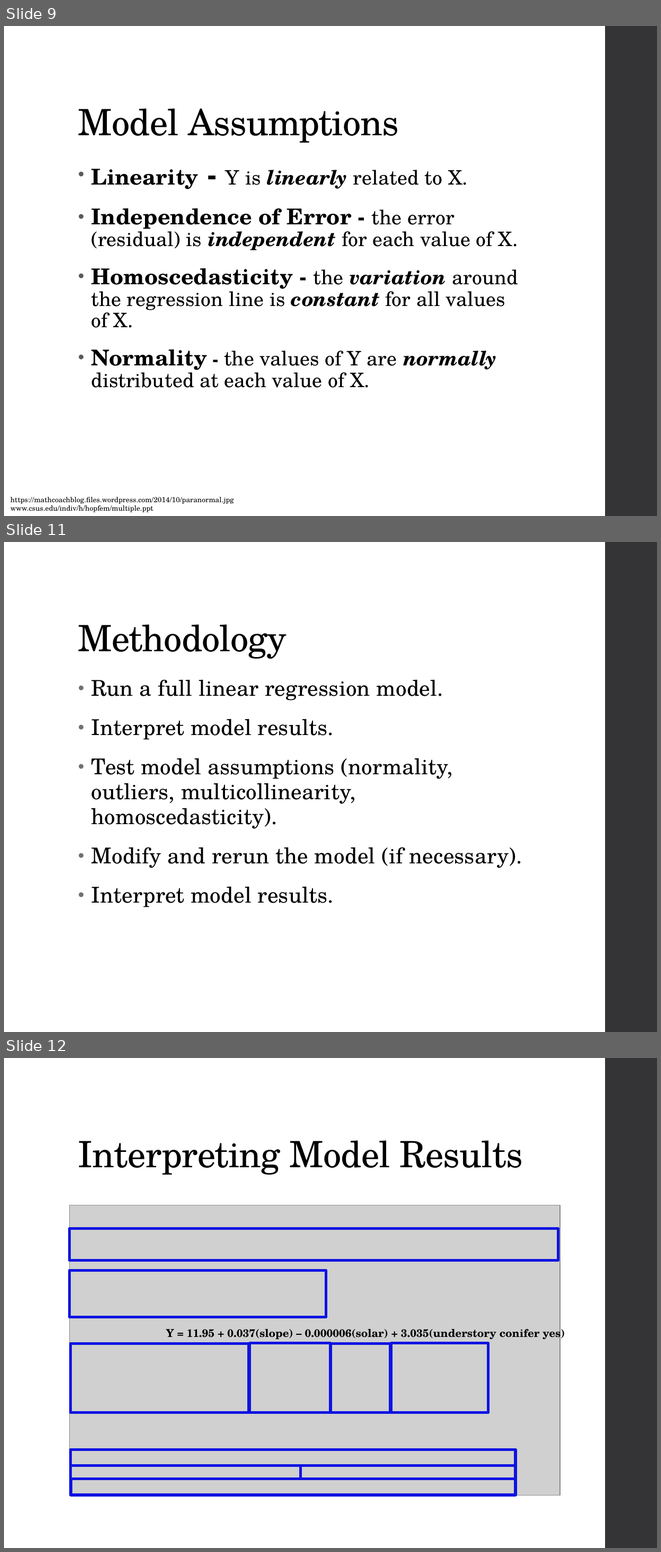
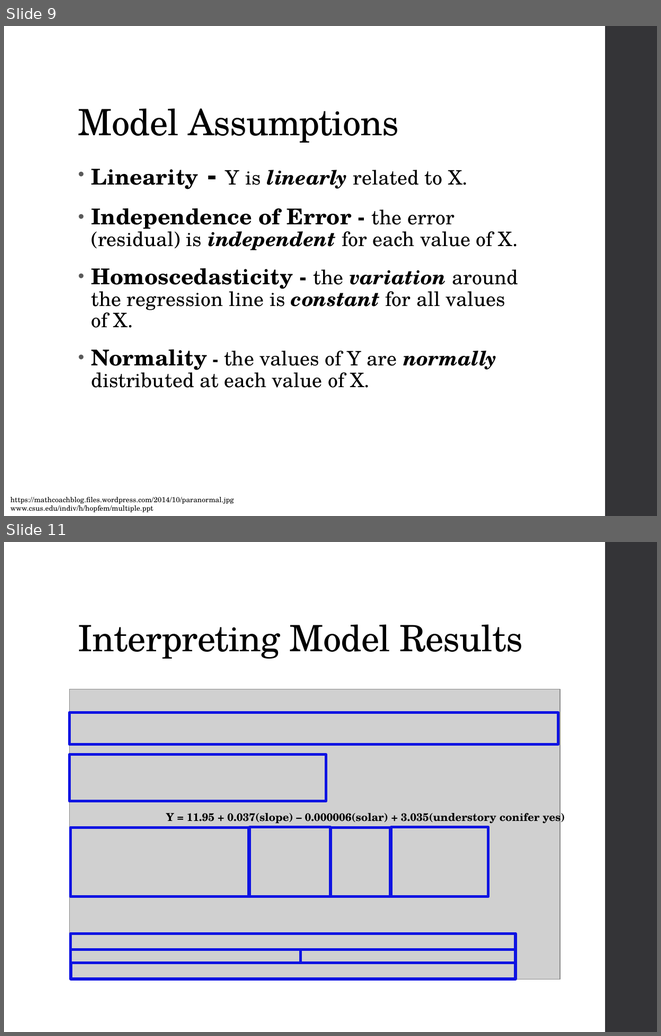
Before and after one commit to ncss-tech/stats_for_soil_survey, a slide deck: presentations/6_linear_regression/Linear_regression.pptx. Shown one above the other, each under a label of ours: slides 9, 11 and 12 before the commit, slides 9 and 11 after it; the slides between them are not shown. The pictures are 661x1552 and 661x1036 pixels, drawn with LibreOffice and Linux fonts; fonts in the diff are those of the drawing; grey boxes stand for pictures. Boxes give left, top, right and bottom in pixels: in the first picture for what was removed or moved away, otherwise in the second. Text is boxed around its words. In the diff, an @@ line names an element or a change of style, - is before the commit and + after.

Commit message:
minor edits to 6_linear_regression ppt

```diff
--- a/presentations/6_linear_regression/Linear_regression.pptx
+++ b/presentations/6_linear_regression/Linear_regression.pptx
@@ slide 11 removed at (4,542,657,1032), background #FFFFFF; not listed: 1 template element that a slide beside it also shows @@
@@ title removed at (78,624,286,659) @@
-Methodology
@@ text removed at (91,679,522,907) @@
-• Run a full linear regression model.
-• Interpret model results.
-• Test model assumptions (normality, outliers, multicollinearity, homoscedasticity).
-• Modify and rerun the model (if necessary).
-• Interpret model results.
@@ what was slide 12 is now slide 11 @@
```
Also in this commit, not shown: 3 slides changed.
